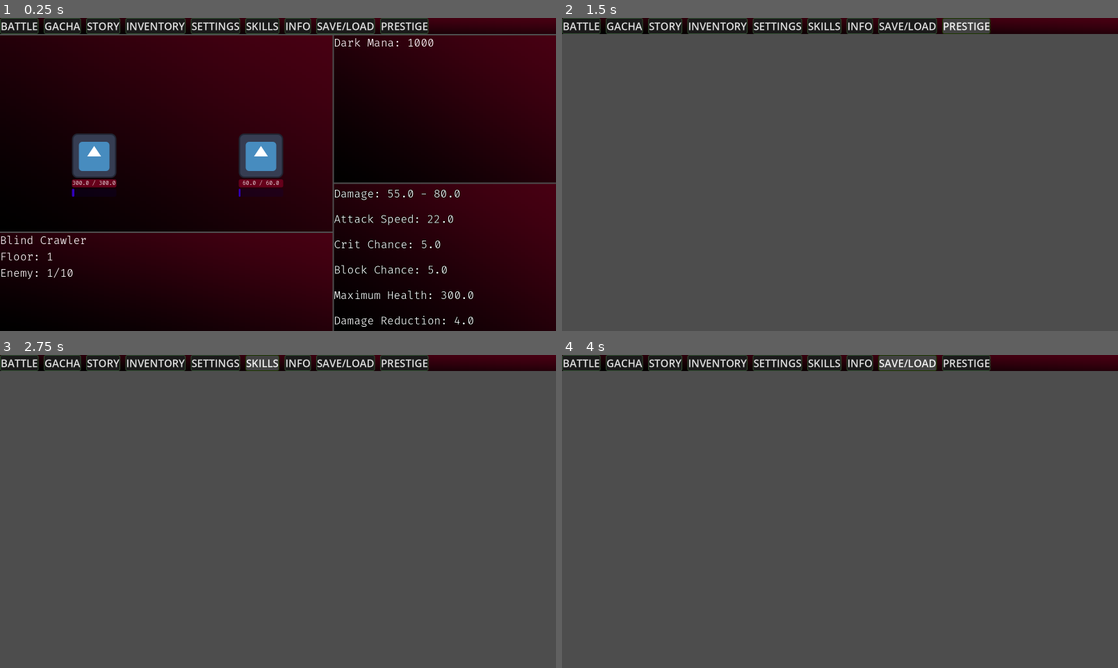
Above: before the commit, frames 1-4 (two rows, left to right).
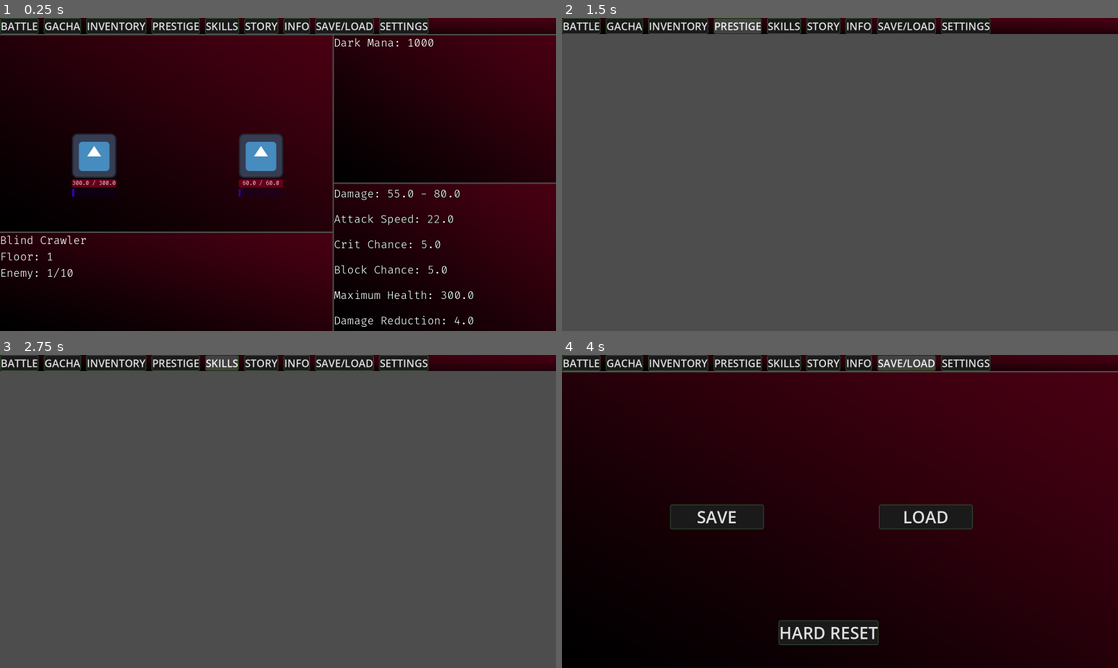
Above: after the commit, the same moments.

Repository: KeremArdaK/idling_to_cultivate
Game: Godot game, scene res://Scenes/master_scene.tscn
The game is run twice, just before and just after one commit, with the same random seed, the same clock (stepped at 60 frames per second) and the same inputs. The engine's default icon, where the game draws it, is replaced by a stand-in: a white triangle on a blue panel in a dark square.
Inputs:
- Up to frame 1 (0.25 s): no input
- Up to frame 2 (1.5 s): click "INVENTORY" at 0.5 s; click "PRESTIGE" at 1.25 s
- Up to frame 3 (2.75 s): click "SKILLS" at 2 s
- Up to frame 4 (4 s): click "INFO" at 2.75 s; click "SAVE/LOAD" at 3.5 s

The runs differ from the first frame. In frame 1, 1.2% of the frame differs, in the area x 15-77%, y 0-6%; in frame 2, 1.7%; in frame 3, 1.6%; in frame 4, 96%, in the area x 0-100%, y 0-100%.

Commit message:
Added Save/Load function and automated them

Diff:
--- a/Globals/globals.gd
+++ b/Globals/globals.gd
@@ -3,6 +3,9 @@
 var player_inv: Inventory = preload("res://Player/players_inventory.tres")
 var total_dark_mana: int = 1000
 var current_floor: int = 1
+var enemies_defeated: int = 0
+var roll_cost: int = 100
+var total_enemies_defeated: int = 0
 
 #base statlar
 var base_inner_str: float = 10.0
--- /dev/null
+++ b/Globals/save_data.gd
@@ -0,0 +1,10 @@
+class_name SaveData
+extends Resource
+
+@export var total_dark_mana: int = 0
+@export var current_floor: int = 1
+@export var unlocked_skills: Array[PassiveSkill] = []
+@export var equipped_skills: Array[PassiveSkill] = []
+@export var enemies_defeated: int = 0
+@export var roll_cost: int = 100
+@export var total_enemies_defeated: int = 0
--- /dev/null
+++ b/Globals/save_manager.gd
@@ -0,0 +1,66 @@
+extends Node
+
+const SAVE_PATH= "user://itoc_save.tres"
+
+
+func _ready() -> void:
+	get_tree().set_auto_accept_quit(false)
+
+	load_game()
+
+func save_game() -> void:
+	#boş kayıt şablonu oluşturuyoruz
+	var current_save = SaveData.new()
+
+	#şablonu doldur
+	current_save.total_dark_mana = Globals.total_dark_mana
+	current_save.current_floor = Globals.current_floor
+	current_save.unlocked_skills = Globals.player_inv.unlocked_skills
+	current_save.equipped_skills = Globals.player_inv.equipped_skills
+	current_save.enemies_defeated = Globals.enemies_defeated
+	current_save.roll_cost = Globals.roll_cost
+	current_save.total_enemies_defeated = Globals.total_enemies_defeated
+	#şablonu diske yazdır
+	ResourceSaver.save(current_save, SAVE_PATH)
+	print("Başarıyla kaydedildi.")
+func load_game() -> void:
+	#diskte dosya var mı kontrol et
+	if ResourceLoader.exists(SAVE_PATH):
+		var loaded_save = ResourceLoader.load(SAVE_PATH) as SaveData
+
+		if loaded_save:
+			Globals.total_enemies_defeated = loaded_save.total_enemies_defeated
+			Globals.enemies_defeated = loaded_save.enemies_defeated
+			Globals.roll_cost = loaded_save.roll_cost
+			Globals.total_dark_mana = loaded_save.total_dark_mana
+			Globals.current_floor = loaded_save.current_floor
+			Globals.player_inv.unlocked_skills = loaded_save.unlocked_skills
+			Globals.player_inv.equipped_skills = loaded_save.equipped_skills
+
+			Globals.calculate_combat_stats()
+		else:
+			print("kayıtlı dosya yok")
+
+func hard_reset() -> void:
+	if FileAccess.file_exists(SAVE_PATH):
+		DirAccess.remove_absolute(SAVE_PATH)
+
+	#statları fabrika ayarlarına döndür
+	Globals.total_dark_mana = 100
+	Globals.roll_cost = 100
+	Globals.current_floor = 1
+	Globals.enemies_defeated = 0
+	Globals.total_enemies_defeated = 0
+
+	#çantayı ve yetenekleri tamamen boşalt
+	Globals.player_inv.equipped_skills.clear()
+	Globals.player_inv.unlocked_skills.clear()
+
+	Globals.calculate_combat_stats()
+
+	get_tree().reload_current_scene()
+
+func _notification(what: int) -> void:
+	if what == NOTIFICATION_WM_CLOSE_REQUEST:
+		save_game()
+		get_tree().quit()
--- a/Scenes/battlescene.gd
+++ b/Scenes/battlescene.gd
@@ -28,8 +28,6 @@
 var is_combat_paused : bool = false
 var atb_max: float = 100.0
 
-var enemies_defeated: int = 0
-var total_enemies_defeated: int = 0
 const ENEMIES_PER_FLOOR: int = 10
 var shake_strength : float = 0.0
 
@@ -86,7 +84,7 @@
 	enemy_entity.hp_bar.value = enemy_entity.current_hp
 	enemy_entity.character_texture.flip_h = true
 
-	if enemies_defeated == ENEMIES_PER_FLOOR - 1:
+	if Globals.enemies_defeated == ENEMIES_PER_FLOOR - 1:
 		label_name_enemy.text = generate_boss_enemy_name()
 		enemy_entity.max_hp *= 5.0
 		enemy_entity.speed *= 1.2
@@ -181,21 +179,21 @@
 		if defender == player_entity:
 			print("ÖLDÜN!")
 			Globals.current_floor = 1
-			enemies_defeated = 0
+			Globals.enemies_defeated = 0
 			player_entity.current_hp = player_entity.max_hp
 			player_entity.hp_bar.value = player_entity.max_hp
 			spawn_new_enemy()
 		elif defender == enemy_entity:
 			print("DÜŞMAN ÖLDÜ!")
-			enemies_defeated += 1
-			total_enemies_defeated += 1
-			var earned_mana = total_enemies_defeated + 1
+			Globals.enemies_defeated += 1
+			Globals.total_enemies_defeated += 1
+			var earned_mana = Globals.total_enemies_defeated + 1
 			Globals.total_dark_mana += round(earned_mana * Globals.dark_mana_gain_multiplier)
 			print("Toplam Kara Mana:", Globals.total_dark_mana, "| Kazanılan Mana:", str(round(earned_mana * Globals.dark_mana_gain_multiplier)))
 
-			if enemies_defeated > ENEMIES_PER_FLOOR - 1:
+			if Globals.enemies_defeated > ENEMIES_PER_FLOOR - 1:
 				Globals.current_floor += 1
-				enemies_defeated = 0
+				Globals.enemies_defeated = 0
 				print("KATA HÜKMETTİN. Yeni Kat: ", Globals.current_floor)
 
 			spawn_new_enemy()
@@ -208,5 +206,5 @@
 
 func update_ui() -> void:
 	label_dark_mana.text = "Dark Mana: " + str(Globals.total_dark_mana)
-	label_enemy_count.text = "Enemy: " + str(enemies_defeated + 1) + "/" + str(ENEMIES_PER_FLOOR)
+	label_enemy_count.text = "Enemy: " + str(Globals.enemies_defeated + 1) + "/" + str(ENEMIES_PER_FLOOR)
 	label_floor.text = "Floor: " + str(Globals.current_floor)
--- a/Scenes/gacha_scene.gd
+++ b/Scenes/gacha_scene.gd
@@ -7,7 +7,6 @@
 @onready var result_desc = $VBoxContainer/ResultPanel/VBoxContainer/ResultDesc
 
 var all_skills: Array[PassiveSkill] = []
-var roll_cost: int = 100
 
 func _ready() -> void:
 	load_all_skills()
@@ -42,18 +41,18 @@
 func update_ui():
 
 	mana_label.text = "Total Dark Mana: " + str(Globals.total_dark_mana)
-	btn_roll.disabled = Globals.total_dark_mana < roll_cost
-	btn_roll.text = "Roll a Skill " + str(roll_cost) + " Dark Mana"
+	btn_roll.disabled = Globals.total_dark_mana < Globals.roll_cost
+	btn_roll.text = "Roll a Skill " + str(Globals.roll_cost) + " Dark Mana"
 
 
 
 
 func _on_btn_roll_pressed() -> void:
-	if Globals.total_dark_mana >= roll_cost:
-		Globals.total_dark_mana -= roll_cost
+	if Globals.total_dark_mana >= Globals.roll_cost:
+		Globals.total_dark_mana -= Globals.roll_cost
 		perform_roll()
 
-		roll_cost = round(roll_cost * 1.15)
+		Globals.roll_cost = round(Globals.roll_cost * 1.15)
 		update_ui()
 
 
--- /dev/null
+++ b/Scenes/inventory_scene.tscn
@@ -0,0 +1,92 @@
+[gd_scene format=3 uid="uid://bg5wunapqtddh"]
+
+[ext_resource type="Script" uid="uid://dyru3tq8k0yr5" path="res://Scenes/inventory_scene.gd" id="1_h4vb5"]
+[ext_resource type="Texture2D" uid="uid://du5o0hiv4eru8" path="res://icon.svg" id="2_vqtcu"]
+
+[node name="InventoryScene" type="Control" unique_id=2104135749]
+visible = false
+layout_mode = 3
+anchors_preset = 0
+script = ExtResource("1_h4vb5")
+
+[node name="Control" type="Control" parent="." unique_id=484442162]
+layout_mode = 1
+anchors_preset = 15
+anchor_right = 1.0
+anchor_bottom = 1.0
+grow_horizontal = 2
+grow_vertical = 2
+
+[node name="HBoxContainer" type="HBoxContainer" parent="Control" unique_id=827022169]
+layout_mode = 1
+anchors_preset = 15
+anchor_right = 1.0
+anchor_bottom = 1.0
+grow_horizontal = 2
+grow_vertical = 2
+
+[node name="LeftPanel_60" type="VBoxContainer" parent="Control/HBoxContainer" unique_id=1140635668]
+layout_mode = 2
+size_flags_horizontal = 3
+size_flags_stretch_ratio = 1.5
+
+[node name="EquippedSkills" type="Label" parent="Control/HBoxContainer/LeftPanel_60" unique_id=1289087619]
+layout_mode = 2
+theme_override_font_sizes/font_size = 32
+text = "Equipped Skills"
+
+[node name="EquippedGrid" type="GridContainer" parent="Control/HBoxContainer/LeftPanel_60" unique_id=2132961338]
+layout_mode = 2
+columns = 3
+
+[node name="HSeparator" type="HSeparator" parent="Control/HBoxContainer/LeftPanel_60" unique_id=652887762]
+layout_mode = 2
+
+[node name="Label" type="Label" parent="Control/HBoxContainer/LeftPanel_60" unique_id=1906504258]
+layout_mode = 2
+theme_override_font_sizes/font_size = 32
+text = "All Skills"
+
+[node name="ScrollContainer" type="ScrollContainer" parent="Control/HBoxContainer/LeftPanel_60" unique_id=275624669]
+layout_mode = 2
+size_flags_vertical = 3
+
+[node name="InventoryGrid" type="GridContainer" parent="Control/HBoxContainer/LeftPanel_60/ScrollContainer" unique_id=247361746]
+layout_mode = 2
+columns = 5
+
+[node name="RightPanel_40" type="VBoxContainer" parent="Control/HBoxContainer" unique_id=976169937]
+layout_mode = 2
+size_flags_horizontal = 3
+
+[node name="TextureRect" type="TextureRect" parent="Control/HBoxContainer/RightPanel_40" unique_id=94470618]
+layout_mode = 2
+texture = ExtResource("2_vqtcu")
+stretch_mode = 5
+
+[node name="SkillLblName" type="Label" parent="Control/HBoxContainer/RightPanel_40" unique_id=823059126]
+layout_mode = 2
+theme_override_font_sizes/font_size = 48
+text = "SkillName"
+horizontal_alignment = 1
+vertical_alignment = 1
+
+[node name="SkillLblRarity" type="Label" parent="Control/HBoxContainer/RightPanel_40" unique_id=652043106]
+layout_mode = 2
+theme_override_font_sizes/font_size = 32
+text = "SkillRarity"
+
+[node name="SkillLblDesc" type="Label" parent="Control/HBoxContainer/RightPanel_40" unique_id=1003702077]
+custom_minimum_size = Vector2(50, 50)
+layout_mode = 2
+theme_override_font_sizes/font_size = 32
+text = "Skill Description"
+autowrap_mode = 3
+
+[node name="Btn_Equip" type="Button" parent="Control/HBoxContainer/RightPanel_40" unique_id=920074620]
+layout_mode = 2
+text = "EQUIP"
+
+[node name="Btn_Unequip" type="Button" parent="Control/HBoxContainer/RightPanel_40" unique_id=352563541]
+layout_mode = 2
+text = "UNEQUIP"
--- a/Scenes/master_scene.tscn
+++ b/Scenes/master_scene.tscn
@@ -4,8 +4,8 @@
 [ext_resource type="Theme" uid="uid://bj5rokak5d6t1" path="res://UI Theme/itoctheme.tres" id="1_j1osf"]
 [ext_resource type="Script" uid="uid://ccr3thq6of6cp" path="res://Scenes/master_scene.gd" id="1_mgffv"]
 [ext_resource type="PackedScene" uid="uid://dk44fsbk7vwyi" path="res://Scenes/gacha_scene.tscn" id="3_mgffv"]
-[ext_resource type="Script" uid="uid://dyru3tq8k0yr5" path="res://Scenes/inventory_scene.gd" id="4_kkgem"]
-[ext_resource type="Texture2D" uid="uid://du5o0hiv4eru8" path="res://icon.svg" id="5_j1osf"]
+[ext_resource type="PackedScene" uid="uid://bg5wunapqtddh" path="res://Scenes/inventory_scene.tscn" id="5_j1osf"]
+[ext_resource type="Script" uid="uid://ccikn48uccylx" path="res://Scenes/save_load_scene.gd" id="6_0g3s7"]
 
 [node name="MasterScene" type="Control" unique_id=987181421]
 layout_mode = 3
@@ -43,46 +43,47 @@
 theme_override_font_sizes/font_size = 30
 text = "GACHA"
 
+[node name="Btn_Inv" type="Button" parent="MainVBox/PanelContainer/TopNavBar" unique_id=583540087]
+layout_mode = 2
+theme_override_font_sizes/font_size = 30
+text = "INVENTORY"
+
+[node name="Btn_Prestige" type="Button" parent="MainVBox/PanelContainer/TopNavBar" unique_id=1403224923]
+layout_mode = 2
+theme_override_font_sizes/font_size = 30
+text = "PRESTIGE"
+
+[node name="Btn_Skills" type="Button" parent="MainVBox/PanelContainer/TopNavBar" unique_id=1739591713]
+layout_mode = 2
+theme_override_font_sizes/font_size = 30
+text = "SKILLS"
+
 [node name="Btn_Story" type="Button" parent="MainVBox/PanelContainer/TopNavBar" unique_id=1936245877]
 layout_mode = 2
 theme_override_font_sizes/font_size = 30
 text = "STORY"
 
-[node name="Btn_Inv" type="Button" parent="MainVBox/PanelContainer/TopNavBar" unique_id=583540087]
-layout_mode = 2
-theme_override_font_sizes/font_size = 30
-text = "INVENTORY"
+[node name="Btn_Info" type="Button" parent="MainVBox/PanelContainer/TopNavBar" unique_id=1813953803]
+layout_mode = 2
+theme_override_font_sizes/font_size = 30
+text = "INFO"
+
+[node name="Btn_SaveLoad" type="Button" parent="MainVBox/PanelContainer/TopNavBar" unique_id=459428730]
+layout_mode = 2
+theme_override_font_sizes/font_size = 30
+text = "SAVE/LOAD"
 
 [node name="Btn_Settings" type="Button" parent="MainVBox/PanelContainer/TopNavBar" unique_id=1551938864]
 layout_mode = 2
 theme_override_font_sizes/font_size = 30
 text = "SETTINGS"
 
-[node name="Btn_Skills" type="Button" parent="MainVBox/PanelContainer/TopNavBar" unique_id=1739591713]
-layout_mode = 2
-theme_override_font_sizes/font_size = 30
-text = "SKILLS"
-
-[node name="Btn_Info" type="Button" parent="MainVBox/PanelContainer/TopNavBar" unique_id=1813953803]
-layout_mode = 2
-theme_override_font_sizes/font_size = 30
-text = "INFO"
-
-[node name="Btn_SaveLoad" type="Button" parent="MainVBox/PanelContainer/TopNavBar" unique_id=459428730]
-layout_mode = 2
-theme_override_font_sizes/font_size = 30
-text = "SAVE/LOAD"
-
-[node name="Btn_Prestige" type="Button" parent="MainVBox/PanelContainer/TopNavBar" unique_id=1403224923]
-layout_mode = 2
-theme_override_font_sizes/font_size = 30
-text = "PRESTIGE"
-
 [node name="MarginContainer" type="MarginContainer" parent="MainVBox" unique_id=1934168225]
 layout_mode = 2
 size_flags_vertical = 3
 
 [node name="BattleScene" parent="MainVBox/MarginContainer" unique_id=1601488368 instance=ExtResource("1_hytem")]
+visible = false
 layout_mode = 2
 
 [node name="EnemyNameLabel" type="Label" parent="MainVBox/MarginContainer/BattleScene/HBoxContainer/LeftSide/LeftBottomPanel/VBoxContainer" parent_id_path=PackedInt32Array(1601488368, 682375385) index="0" unique_id=1309138604]
@@ -148,108 +149,82 @@
 [node name="GachaScene" parent="MainVBox/MarginContainer" unique_id=269503989 instance=ExtResource("3_mgffv")]
 layout_mode = 2
 
-[node name="InventoryScene" type="Control" parent="MainVBox/MarginContainer" unique_id=365183655]
-visible = false
-layout_mode = 2
-script = ExtResource("4_kkgem")
-
-[node name="Control" type="Control" parent="MainVBox/MarginContainer/InventoryScene" unique_id=755118955]
-layout_mode = 1
-anchors_preset = 15
-anchor_right = 1.0
-anchor_bottom = 1.0
-grow_horizontal = 2
-grow_vertical = 2
-
-[node name="HBoxContainer" type="HBoxContainer" parent="MainVBox/MarginContainer/InventoryScene/Control" unique_id=132349619]
-layout_mode = 1
-anchors_preset = 15
-anchor_right = 1.0
-anchor_bottom = 1.0
-grow_horizontal = 2
-grow_vertical = 2
-
-[node name="LeftPanel_60" type="VBoxContainer" parent="MainVBox/MarginContainer/InventoryScene/Control/HBoxContainer" unique_id=2070095716]
-layout_mode = 2
-size_flags_horizontal = 3
-size_flags_stretch_ratio = 1.5
-
-[node name="EquippedSkills" type="Label" parent="MainVBox/MarginContainer/InventoryScene/Control/HBoxContainer/LeftPanel_60" unique_id=1395079959]
-layout_mode = 2
-theme_override_font_sizes/font_size = 32
-text = "Equipped Skills"
-
-[node name="EquippedGrid" type="GridContainer" parent="MainVBox/MarginContainer/InventoryScene/Control/HBoxContainer/LeftPanel_60" unique_id=1582003129]
-layout_mode = 2
-columns = 3
-
-[node name="HSeparator" type="HSeparator" parent="MainVBox/MarginContainer/InventoryScene/Control/HBoxContainer/LeftPanel_60" unique_id=1292881262]
-layout_mode = 2
-
-[node name="Label" type="Label" parent="MainVBox/MarginContainer/InventoryScene/Control/HBoxContainer/LeftPanel_60" unique_id=2129758497]
-layout_mode = 2
-theme_override_font_sizes/font_size = 32
-text = "All Skills"
-
-[node name="ScrollContainer" type="ScrollContainer" parent="MainVBox/MarginContainer/InventoryScene/Control/HBoxContainer/LeftPanel_60" unique_id=245359922]
-layout_mode = 2
-size_flags_vertical = 3
-
-[node name="InventoryGrid" type="GridContainer" parent="MainVBox/MarginContainer/InventoryScene/Control/HBoxContainer/LeftPanel_60/ScrollContainer" unique_id=1646990091]
-layout_mode = 2
-columns = 5
-
-[node name="RightPanel_40" type="VBoxContainer" parent="MainVBox/MarginContainer/InventoryScene/Control/HBoxContainer" unique_id=517439425]
-layout_mode = 2
-size_flags_horizontal = 3
-
-[node name="TextureRect" type="TextureRect" parent="MainVBox/MarginContainer/InventoryScene/Control/HBoxContainer/RightPanel_40" unique_id=524213442]
-layout_mode = 2
-texture = ExtResource("5_j1osf")
-stretch_mode = 5
-
-[node name="SkillLblName" type="Label" parent="MainVBox/MarginContainer/InventoryScene/Control/HBoxContainer/RightPanel_40" unique_id=1251171952]
-layout_mode = 2
+[node name="InventoryScene" parent="MainVBox/MarginContainer" unique_id=2104135749 instance=ExtResource("5_j1osf")]
+visible = true
+layout_mode = 2
+
+[node name="PanelContainer" type="PanelContainer" parent="MainVBox/MarginContainer/InventoryScene/Control" parent_id_path=PackedInt32Array(2104135749, 484442162) index="0" unique_id=1666529325]
+layout_mode = 1
+anchors_preset = 15
+anchor_right = 1.0
+anchor_bottom = 1.0
+grow_horizontal = 2
+grow_vertical = 2
+
+[node name="SettingsScene" type="Control" parent="MainVBox/MarginContainer" unique_id=1998132190]
+visible = false
+layout_mode = 2
+
+[node name="SkillsScene" type="Control" parent="MainVBox/MarginContainer" unique_id=1294019828]
+visible = false
+layout_mode = 2
+
+[node name="InfoScene" type="Control" parent="MainVBox/MarginContainer" unique_id=2080260933]
+visible = false
+layout_mode = 2
+
+[node name="SaveLoadScene" type="Control" parent="MainVBox/MarginContainer" unique_id=1811301216]
+layout_mode = 2
+script = ExtResource("6_0g3s7")
+
+[node name="PanelContainer" type="PanelContainer" parent="MainVBox/MarginContainer/SaveLoadScene" unique_id=2086495719]
+layout_mode = 1
+anchors_preset = 15
+anchor_right = 1.0
+anchor_bottom = 1.0
+grow_horizontal = 2
+grow_vertical = 2
+
+[node name="Button" type="Button" parent="MainVBox/MarginContainer/SaveLoadScene" unique_id=862189134]
+layout_mode = 1
+anchors_preset = 8
+anchor_left = 0.5
+anchor_top = 0.5
+anchor_right = 0.5
+anchor_bottom = 0.5
+offset_left = -489.0
+offset_top = -45.0
+offset_right = -219.0
+offset_bottom = 26.0
+grow_horizontal = 2
+grow_vertical = 2
 theme_override_font_sizes/font_size = 48
-text = "SkillName"
-horizontal_alignment = 1
-vertical_alignment = 1
-
-[node name="SkillLblRarity" type="Label" parent="MainVBox/MarginContainer/InventoryScene/Control/HBoxContainer/RightPanel_40" unique_id=104697669]
-layout_mode = 2
-theme_override_font_sizes/font_size = 32
-text = "SkillRarity"
-
-[node name="SkillLblDesc" type="Label" parent="MainVBox/MarginContainer/InventoryScene/Control/HBoxContainer/RightPanel_40" unique_id=1055571082]
-custom_minimum_size = Vector2(50, 50)
-layout_mode = 2
-theme_override_font_sizes/font_size = 32
-text = "Skill Description"
-autowrap_mode = 3
-
-[node name="Btn_Equip" type="Button" parent="MainVBox/MarginContainer/InventoryScene/Control/HBoxContainer/RightPanel_40" unique_id=375293580]
-layout_mode = 2
-text = "EQUIP"
-
-[node name="Btn_Unequip" type="Button" parent="MainVBox/MarginContainer/InventoryScene/Control/HBoxContainer/RightPanel_40" unique_id=2028708347]
-layout_mode = 2
-text = "UNEQUIP"
-
-[node name="SettingsScene" type="Control" parent="MainVBox/MarginContainer" unique_id=1998132190]
-visible = false
-layout_mode = 2
-
-[node name="SkillsScene" type="Control" parent="MainVBox/MarginContainer" unique_id=1294019828]
-visible = false
-layout_mode = 2
-
-[node name="InfoScene" type="Control" parent="MainVBox/MarginContainer" unique_id=2080260933]
-visible = false
-layout_mode = 2
-
-[node name="SaveLoadScene" type="Control" parent="MainVBox/MarginContainer" unique_id=1811301216]
-visible = false
-layout_mode = 2
+text = "SAVE"
+
+[node name="LoadBtn" type="Button" parent="MainVBox/MarginContainer/SaveLoadScene" unique_id=190989281]
+layout_mode = 1
+anchors_preset = 8
+anchor_left = 0.5
+anchor_top = 0.5
+anchor_right = 0.5
+anchor_bottom = 0.5
+offset_left = 112.0
+offset_top = -45.0
+offset_right = 382.0
+offset_bottom = 26.0
+grow_horizontal = 2
+grow_vertical = 2
+theme_override_font_sizes/font_size = 48
+text = "LOAD"
+
+[node name="Button2" type="Button" parent="MainVBox/MarginContainer/SaveLoadScene" unique_id=1771591021]
+layout_mode = 0
+offset_left = 623.0
+offset_top = 713.0
+offset_right = 911.0
+offset_bottom = 784.0
+theme_override_font_sizes/font_size = 48
+text = "HARD RESET"
 
 [node name="PrestigeScene" type="Control" parent="MainVBox/MarginContainer" unique_id=679963085]
 visible = false
@@ -261,13 +236,17 @@
 
 [connection signal="pressed" from="MainVBox/PanelContainer/TopNavBar/Btn_Battle" to="." method="_on_btn_battle_pressed"]
 [connection signal="pressed" from="MainVBox/PanelContainer/TopNavBar/Btn_Gacha" to="." method="_on_btn_gacha_pressed"]
+[connection signal="pressed" from="MainVBox/PanelContainer/TopNavBar/Btn_Inv" to="." method="_on_btn_inv_pressed"]
+[connection signal="pressed" from="MainVBox/PanelContainer/TopNavBar/Btn_Prestige" to="." method="_on_btn_prestige_pressed"]
+[connection signal="pressed" from="MainVBox/PanelContainer/TopNavBar/Btn_Skills" to="." method="_on_btn_skills_pressed"]
 [connection signal="pressed" from="MainVBox/PanelContainer/TopNavBar/Btn_Story" to="." method="_on_btn_story_pressed"]
-[connection signal="pressed" from="MainVBox/PanelContainer/TopNavBar/Btn_Inv" to="." method="_on_btn_inv_pressed"]
-[connection signal="pressed" from="MainVBox/PanelContainer/TopNavBar/Btn_Settings" to="." method="_on_btn_settings_pressed"]
-[connection signal="pressed" from="MainVBox/PanelContainer/TopNavBar/Btn_Skills" to="." method="_on_btn_skills_pressed"]
 [connection signal="pressed" from="MainVBox/PanelContainer/TopNavBar/Btn_Info" to="." method="_on_btn_info_pressed"]
 [connection signal="pressed" from="MainVBox/PanelContainer/TopNavBar/Btn_SaveLoad" to="." method="_on_btn_save_load_pressed"]
-[connection signal="pressed" from="MainVBox/PanelContainer/TopNavBar/Btn_Prestige" to="." method="_on_btn_prestige_pressed"]
+[connection signal="pressed" from="MainVBox/PanelContainer/TopNavBar/Btn_Settings" to="." method="_on_btn_settings_pressed"]
+[connection signal="pressed" from="MainVBox/MarginContainer/SaveLoadScene/Button" to="MainVBox/MarginContainer/SaveLoadScene" method="_on_button_pressed"]
+[connection signal="pressed" from="MainVBox/MarginContainer/SaveLoadScene/LoadBtn" to="MainVBox/MarginContainer/SaveLoadScene" method="_on_load_btn_pressed"]
+[connection signal="pressed" from="MainVBox/MarginContainer/SaveLoadScene/Button2" to="MainVBox/MarginContainer/SaveLoadScene" method="_on_button_2_pressed"]
 
 [editable path="MainVBox/MarginContainer/BattleScene"]
 [editable path="MainVBox/MarginContainer/GachaScene"]
+[editable path="MainVBox/MarginContainer/InventoryScene"]
--- /dev/null
+++ b/Scenes/save_load_scene.gd
@@ -0,0 +1,14 @@
+extends Control
+
+
+
+func _on_button_pressed() -> void:
+	SaveManager.save_game()
+
+
+func _on_load_btn_pressed() -> void:
+	SaveManager.load_game()
+
+
+func _on_button_2_pressed() -> void:
+	SaveManager.hard_reset()
--- a/project.godot
+++ b/project.godot
@@ -18,6 +18,7 @@
 [autoload]
 
 Globals="*uid://cs2mrpqgbwoo6"
+SaveManager="*uid://hjxjiq3rk30h"
 
 [display]
 
Not shown, added: Globals/save_data.gd.uid
Not shown, added: Globals/save_manager.gd.uid
Not shown, added: Scenes/save_load_scene.gd.uid
